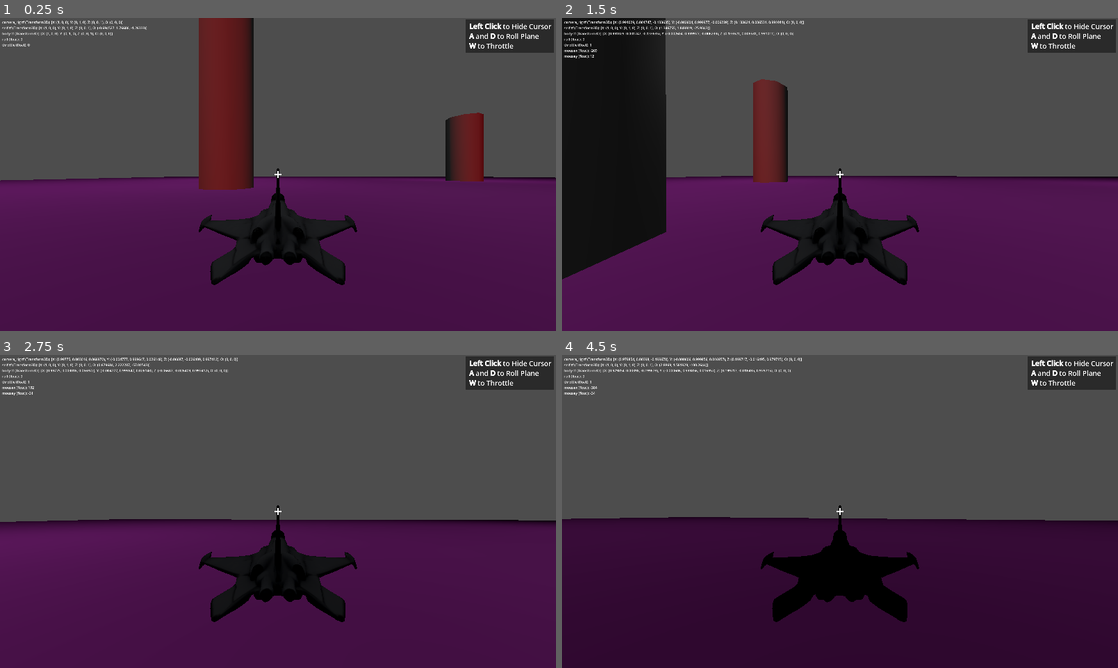
Above: before the commit, frames 1-4 (two rows, left to right).
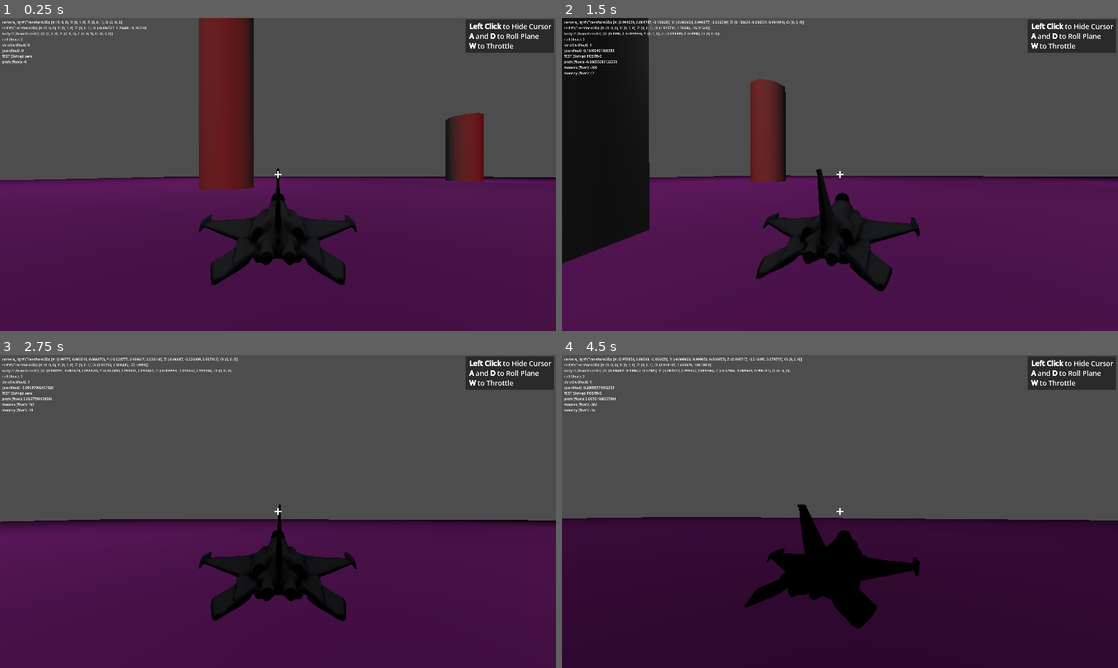
Above: after the commit, the same moments.

Repository: Wes-Ray/breach-vector
Game: Godot game, scene res://scenes/world_01.tscn
Same seed, same stepped clock (60 frames per second), same inputs: the game is played once before the commit and once after it.
Inputs (mouse positions are in pixels of both pictures, inside the frame that each line leads up to):
- Up to frame 1 (0.25 s): no input
- Up to frame 2 (1.5 s): move the mouse to (867, 174) at 0.52 s; hold W (throttle_up) from 0.53 s (still down); move the mouse to (812, 174) at 1.27 s
- Up to frame 3 (2.75 s): keep holding W (throttle_up); move the mouse to (289, 505) at 2.02 s
- Up to frame 4 (4.5 s): keep holding W (throttle_up); move the mouse to (834, 517) at 2.77 s; move the mouse to (878, 514) at 3.52 s; move the mouse to (795, 508) at 4.27 s

The runs differ from the first frame. In frame 1, less than 0.1% of the frame differs, in the area x 0-6%, y 10-15%; in frame 2, 5.7%, in the area x 0-76%, y 0-88%; in frame 3, 0.6%; in frame 4, 3.4%.

Commit message:
got basic follow cam working, but starting to refactor to have a separate scene for the camera

Diff:
--- a/scenes/ship.tscn
+++ b/scenes/ship.tscn
@@ -4,26 +4,20 @@
 [ext_resource type="Script" path="res://scripts/ship.gd" id="1_mn80g"]
 [ext_resource type="PackedScene" uid="uid://dvjd7ddx35hq6" path="res://scenes/Debug.tscn" id="3_brax1"]
 
-[sub_resource type="BoxShape3D" id="BoxShape3D_vhwgl"]
-size = Vector3(0.686783, 0.122101, 1)
+[sub_resource type="SphereShape3D" id="SphereShape3D_xy6oo"]
 
 [node name="Ship" type="CharacterBody3D"]
 motion_mode = 1
 script = ExtResource("1_mn80g")
 
-[node name="Body" type="CharacterBody3D" parent="."]
+[node name="Body" type="Node3D" parent="."]
 unique_name_in_owner = true
-motion_mode = 1
 
 [node name="BodyModel" type="Node3D" parent="Body"]
 unique_name_in_owner = true
 
 [node name="plane01" parent="Body/BodyModel" instance=ExtResource("1_fgnbo")]
 transform = Transform3D(-1, 0, -8.74228e-08, 0, 1, 0, 8.74228e-08, 0, -1, 0, 0.113965, 0)
-
-[node name="CollisionShape3D" type="CollisionShape3D" parent="Body"]
-transform = Transform3D(1, 0, 0, 0, 1, 0, 0, 0, 1, 0.000938416, 0.0450897, 0)
-shape = SubResource("BoxShape3D_vhwgl")
 
 [node name="CameraRig" type="Node3D" parent="."]
 unique_name_in_owner = true
@@ -101,3 +95,6 @@
 text = "[b]Left Click[/b] to Hide Cursor
 [b]A[/b] and [b]D[/b] to Roll Plane
 [b]W[/b] to Throttle"
+
+[node name="TEMP_REMOVE_LATER" type="CollisionShape3D" parent="."]
+shape = SubResource("SphereShape3D_xy6oo")
--- a/scenes/world_01.tscn
+++ b/scenes/world_01.tscn
@@ -10,18 +10,20 @@
 [node name="Ship" parent="." instance=ExtResource("1_06uiu")]
 transform = Transform3D(1, 0, 0, 0, 1, 0, 0, 0, 1, -0.694527, 1.76686, -0.0966633)
 
-[node name="DirectionalLight3D" type="DirectionalLight3D" parent="."]
+[node name="sun" type="DirectionalLight3D" parent="."]
 transform = Transform3D(1, 0, 0, 0, 1, 0, 0, 0, 1, 0, 148.436, 153.491)
 light_color = Color(1, 0.0823529, 0.145098, 1)
 light_energy = 0.4
 
-[node name="CSGBox3D" type="CSGBox3D" parent="."]
+[node name="ground" type="CSGBox3D" parent="."]
 transform = Transform3D(1, 0, 0, 0, 1, 0, 0, 0, 1, 43.3186, -0.286133, 15.286)
 material_override = SubResource("StandardMaterial3D_ykne3")
+use_collision = true
 size = Vector3(285.837, 0.427734, 387.595)
 
 [node name="CSGCylinder3D" type="CSGCylinder3D" parent="."]
 transform = Transform3D(1, 0, 0, 0, 1, 0, 0, 0, 1, -8.90331, -0.833237, -27.7512)
+use_collision = true
 radius = 4.31744
 height = 59.0552
 
@@ -31,6 +33,7 @@
 
 [node name="CSGCylinder3D2" type="CSGCylinder3D" parent="."]
 transform = Transform3D(1, 0, 0, 0, 1, 0, 0, 0, 1, -8.90331, -1.28734, 61.6928)
+use_collision = true
 radius = 4.31744
 height = 59.0552
 
@@ -40,6 +43,7 @@
 
 [node name="CSGCylinder3D3" type="CSGCylinder3D" parent="."]
 transform = Transform3D(1, 0, 0, 0, 1, 0, 0, 0, 1, 40.0819, -5.0569, 24.8951)
+use_collision = true
 radius = 4.31744
 height = 59.0552
 
@@ -49,6 +53,7 @@
 
 [node name="CSGCylinder3D4" type="CSGCylinder3D" parent="."]
 transform = Transform3D(1, 0, 0, 0, 1, 0, 0, 0, 1, -46.4491, 0, -5.11489)
+use_collision = true
 radius = 4.31744
 height = 59.0552
 
@@ -58,6 +63,7 @@
 
 [node name="CSGCylinder3D5" type="CSGCylinder3D" parent="."]
 transform = Transform3D(1, 0, 0, 0, 1, 0, 0, 0, 1, 60.922, -8.54691, -57.0669)
+use_collision = true
 radius = 4.31744
 height = 59.0552
 
@@ -67,6 +73,7 @@
 
 [node name="CSGCylinder3D6" type="CSGCylinder3D" parent="."]
 transform = Transform3D(1, 0, 0, 0, 1, 0, 0, 0, 1, -55.2057, -3.87947, 48.3296)
+use_collision = true
 radius = 4.31744
 height = 59.0552
 
@@ -76,6 +83,7 @@
 
 [node name="CSGCylinder3D7" type="CSGCylinder3D" parent="."]
 transform = Transform3D(1, 0, 0, 0, 1, 0, 0, 0, 1, -22.1865, -5.35559, -67.0204)
+use_collision = true
 radius = 4.31744
 height = 59.0552
 
--- a/scripts/ship.gd
+++ b/scripts/ship.gd
@@ -1,6 +1,6 @@
 extends CharacterBody3D
 
-@onready var body: CharacterBody3D = %Body
+@onready var body: Node3D = %Body
 @onready var body_model: Node3D = %BodyModel
 
 @onready var camera_rig: Node3D = %CameraRig
@@ -29,29 +29,55 @@
 	var throttle_input := Input.get_axis("throttle_down", "throttle_up")
 	debug.log("throttle", throttle_input)
 
+	# relative basis for camera and ship
+	var ship_basis := body.global_basis
+	var camera_basis := camera_rig.global_basis
+	var relative_basis := ship_basis.inverse() * camera_basis
+
+	# roll based on a and d
+	# TODO: set up so ship rolls, then camera aligns (or vice versa, perhaps)
+	camera_rig.rotate(camera_rig.basis.z.normalized(), roll_input * roll_speed * delta)
+	body.rotate(body.basis.z.normalized(), roll_input * roll_speed * delta)
+
+
+	# yaw towards camera angle (I don't want to scale based on the angle so that the player isn't
+	# incentivized to move their camera a longgg distance just to turn faster)
+	# get angle between camera in ship space (not world space)
+	var yaw_angle := relative_basis.get_euler().y
+	debug.log("yaw", yaw_angle)
+
+	var yaw_threshold := 0.01
+	var within_yaw_threshold := yaw_angle > -yaw_threshold and yaw_angle < yaw_threshold
+	if within_yaw_threshold:
+		debug.log("TEST", "zero")
+		pass
+	elif yaw_angle > 0:
+		debug.log("TEST", "POSITIVE")
+		body.rotate(ship_basis.y.normalized(), 0.01)
+	else:
+		debug.log("TEST", "NEGATIVE")
+		body.rotate(ship_basis.y.normalized(), -0.01)
+
+	# pitch towards camera angle
+	var pitch_angle := relative_basis.get_euler().x
+	debug.log("pitch", pitch_angle)
+
+	var pitch_threshold := 0.01
+	var within_pitch_threshold := pitch_angle > -pitch_threshold and pitch_angle < pitch_threshold
+	if within_pitch_threshold:
+		pass
+	elif pitch_angle > 0:
+		body.rotate(ship_basis.x.normalized(), 0.01)
+	else:
+		body.rotate(ship_basis.x.normalized(), -0.01)
+
+
+	# update movement based on body direction (NOT self of the whole ship)
 	if throttle_input > 0.01:
 		current_air_speed = base_air_boost_speed
 	else:
 		current_air_speed = base_air_speed
 
-	# roll
-	# camera_rig.rotate(body_model.basis.z.normalized(), roll_input * delta)
-	camera_rig.rotate(camera_rig.basis.z.normalized(), roll_input * roll_speed * delta)
-
-	# Get Euler angles
-	# var camera_euler := camera_rig.global_transform.basis.get_euler()
-	# var current_euler := body.global_transform.basis.get_euler()
-
-	# Create new quaternions with roll (z) set to 0
-	# var camera_no_roll := Quaternion.from_euler(Vector3(camera_euler.x, camera_euler.y, 0))
-	# var current_no_roll := Quaternion.from_euler(Vector3(current_euler.x, current_euler.y, 0))
-
-	# Lerp between the roll-free rotations
-	# var lerp_quat = current_no_roll.slerp(camera_no_roll, delta * rotation_speed)
-	body.global_transform.basis = Basis(camera_rig.basis)
-
-
-	# update movement based on body direction (NOT self of the whole ship)
 	var forward := -body.basis.z
 	velocity = forward * current_air_speed
 
